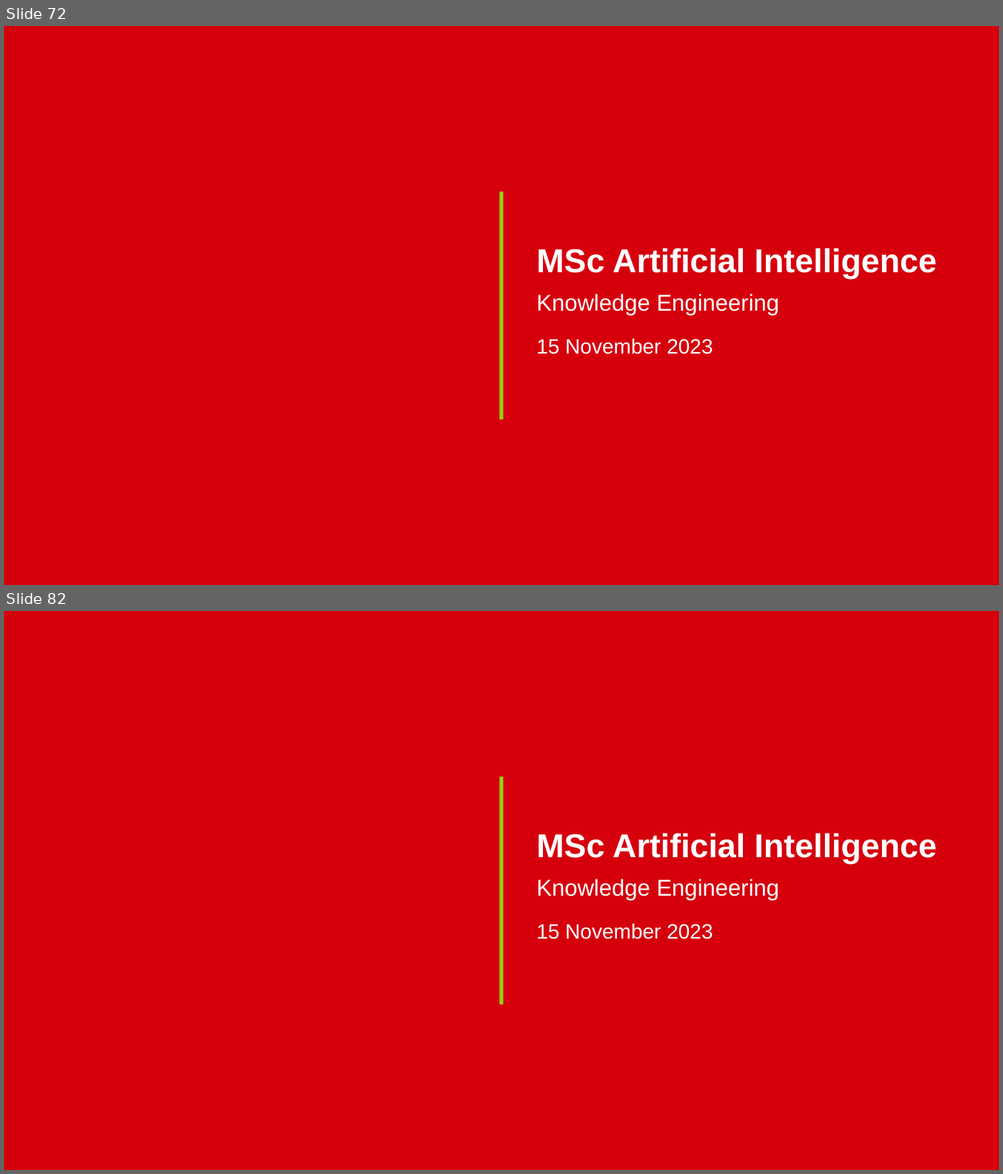
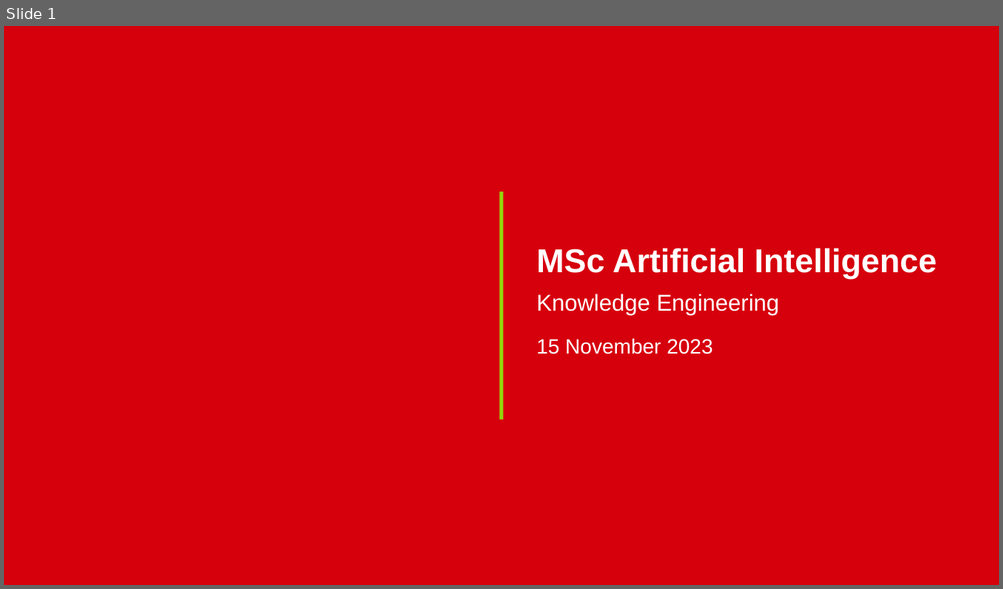
Before and after one commit to IainStyles/Knowledge-Engineering-2025, a slide deck: slides/ECS8052 Week 3 2025-09-25.pptx. Shown one above the other, each under a label of ours: slides 72 and 82 before the commit, slide 1 after it; the slides between them are not shown. The pictures are 1003x1174 and 1003x589 pixels, drawn with LibreOffice and Linux fonts; fonts in the diff are those of the drawing; background and template pictures are left out. Boxes give left, top, right and bottom in pixels: in the first picture for what was removed or moved away, otherwise in the second. Text is boxed around its words. In the diff, an @@ line names an element or a change of style, - is before the commit and + after.

```diff
--- a/slides/ECS8052 Week 3 2025-09-25.pptx
+++ b/slides/ECS8052 Week 3 2025-09-25.pptx
@@ slide 72 removed at (x1=4, y1=26, x2=999, y2=585), background picture (left out); not listed: 1 template element that a slide beside it also shows @@
@@ title removed at (x1=536, y1=248, x2=936, y2=279) @@
-MSc Artificial Intelligence
@@ text removed at (x1=536, y1=294, x2=780, y2=316) @@
-Knowledge Engineering
@@ text removed at (x1=536, y1=338, x2=712, y2=355) @@
-15 November 2023
@@ what was slide 82 is now slide 1 @@
```
Also in this commit, not shown: 22 slides changed, 8 slides added, 81 other slides removed, 6 other files.
